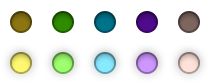
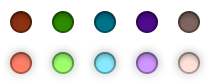
Comparing the layer stacks of the two w=210, h=84 images. Changes:
painted on "Эллипс 1" (2nd of 3, in "Группа 8 копия 2") over [10, 52, 32, 74]
painted on "Эллипс 1" (3rd of 3, in "Группа 8") over [10, 11, 32, 33]
